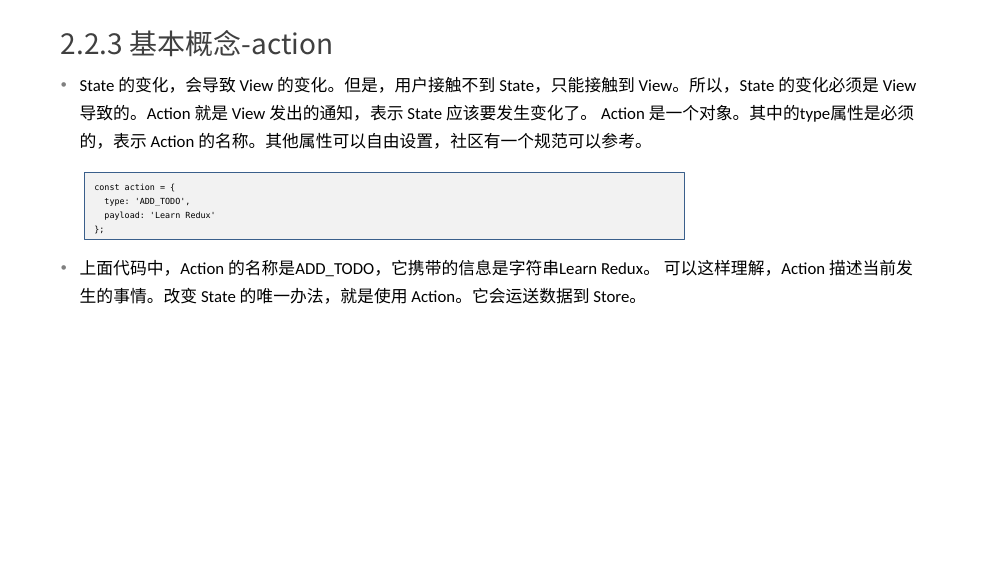
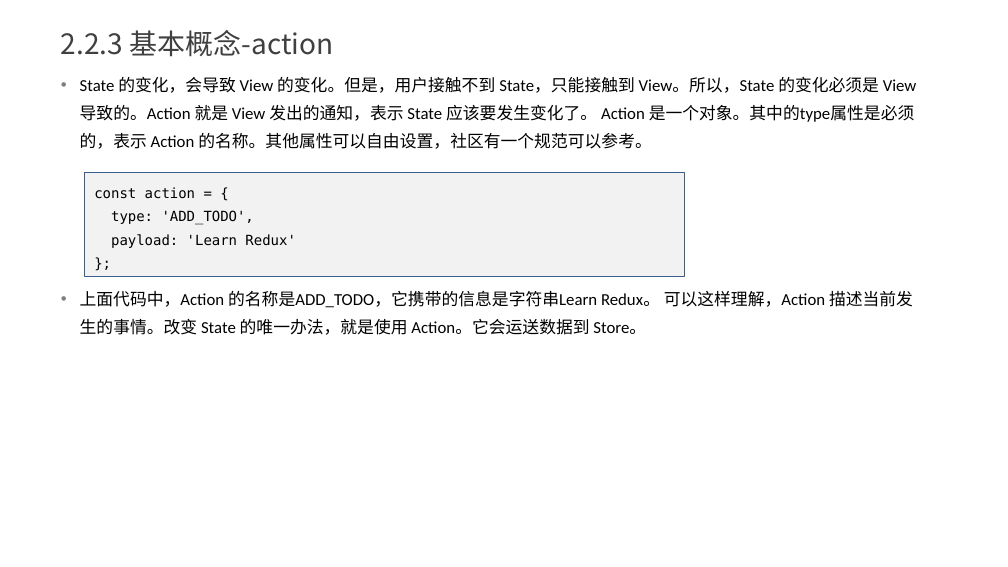
Before and after one commit to yxl2628/reactjs, a slide deck: slide 23 of ppt/03 React技术栈.pptx (slide 22 before the commit). Drawn at 1008x567 pixels with LibreOffice and Linux fonts; fonts in the diff are those of the drawing. Boxes give left, top, right and bottom in pixels: in the first picture for what was removed or moved away, otherwise in the second. Text is boxed around its words. In the diff, an @@ line names an element or a change of style, - is before the commit and + after.

```diff
--- a/ppt/03 React技术栈.pptx
+++ b/ppt/03 React技术栈.pptx
@@ text "State 的变化，会导致 View 的变化。但是，用户接触不到 State，只能接触到 ..." rewrapped from (80,77,917,304) to (80,77,917,335) @@
@@ rectangle "const action = {": place and size @@
-rectangle "const action = {" at (85,172,684,239)
+rectangle "const action = {" at (85,172,684,276)
@@ rectangle "const action = {" at (85,172,684,276): size 6 to 10 pt @@
```
Also in this commit, not shown: 11 other slides changed, 1 other file.
